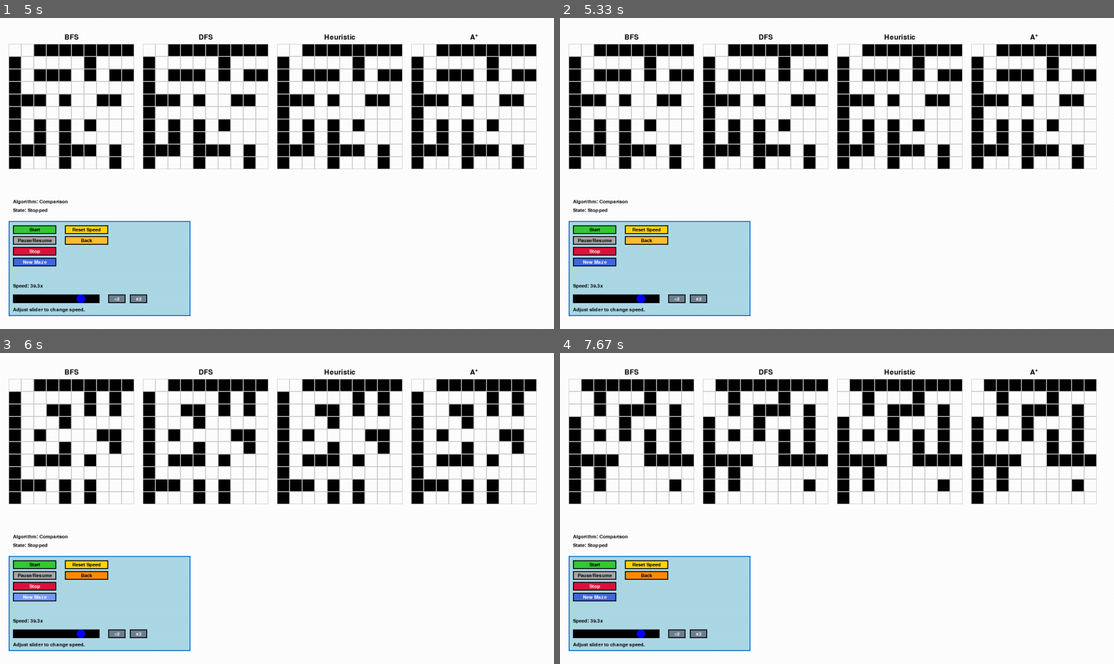
Above: before the commit, frames 1-4 (two rows, left to right).
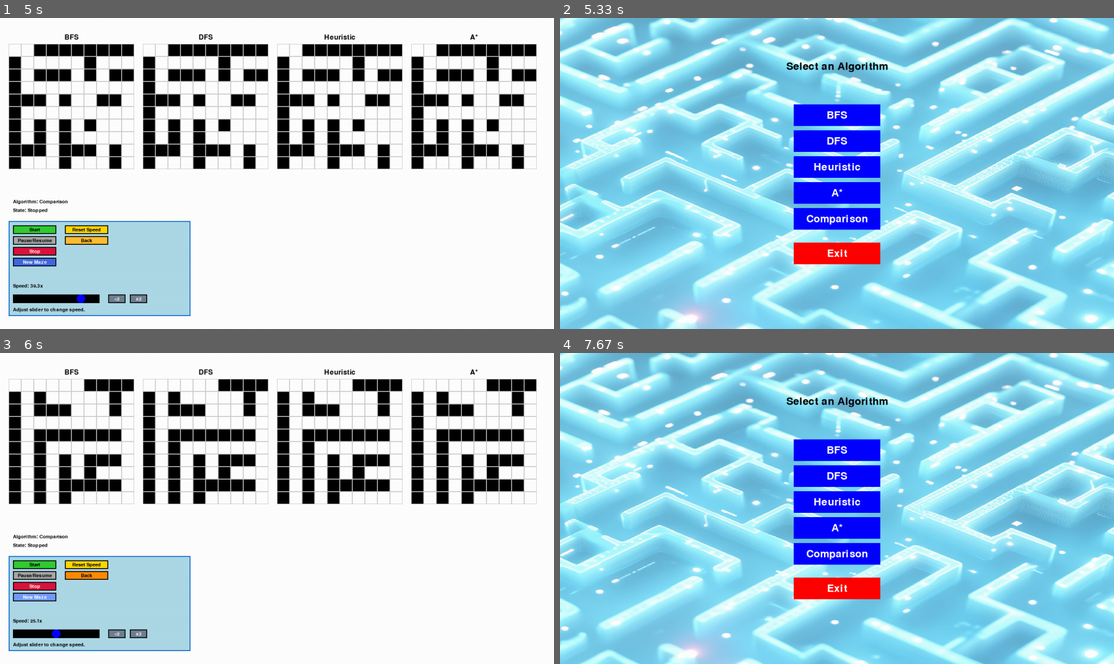
Above: after the commit, the same moments.

Repository: xvang3/Maze_AI_Algo
Game: pygame game, started from Pygame_Maze_Visualizer/main.py
Same seed, same stepped clock (60 frames per second), same inputs: the game is played once before the commit and once after it.
Inputs (mouse positions are in pixels of both pictures, inside the frame that each line leads up to):
- Up to frame 1 (5 s): press the mouse at (277, 195) at 0.37 s; move the mouse to (210, 185) at 0.47 s; release the mouse at (144, 176) at 0.6 s; press the mouse at (33, 229) at 0.7 s; move the mouse to (60, 145) at 0.8 s; release the mouse at (94, 61) at 0.93 s; click "New Maze" at 1.05 s; press the mouse at (33, 241) at 1.37 s; move the mouse to (227, 148) at 1.47 s; release the mouse at (421, 55) at 1.6 s; press the mouse at (88, 241) at 1.7 s; move the mouse to (277, 238) at 1.8 s; release the mouse at (470, 235) at 1.93 s; press the mouse at (277, 142) at 2.03 s; move the mouse to (304, 111) at 2.13 s; release the mouse at (337, 83) at 2.27 s; click "Start" at 2.38 s; press the mouse at (88, 241) at 2.7 s; move the mouse to (171, 260) at 2.8 s; release the mouse at (254, 282) at 2.93 s; press the mouse at (277, 217) at 3.03 s; move the mouse to (315, 182) at 3.13 s; release the mouse at (354, 145) at 3.27 s; click "Start" at 3.38 s; press the mouse at (277, 217) at 3.7 s; move the mouse to (260, 167) at 3.8 s; release the mouse at (238, 114) at 3.93 s; press the mouse at (55, 297) at 4.03 s; move the mouse to (66, 179) at 4.13 s; release the mouse at (83, 58) at 4.27 s; click "Stop" at 4.62 s
- Up to frame 2 (5.33 s): click "Back" at 5.02 s
- Up to frame 3 (6 s): press the mouse at (277, 552) at 5.47 s; move the mouse to (265, 570) at 5.57 s; release the mouse at (249, 589) at 5.7 s; click "New Maze" at 5.82 s
- Up to frame 4 (7.67 s): press the mouse at (593, 595) at 6.13 s; move the mouse to (692, 561) at 6.23 s; release the mouse at (787, 527) at 6.37 s; press the mouse at (593, 595) at 6.47 s; move the mouse to (720, 573) at 6.57 s; release the mouse at (842, 548) at 6.7 s; press the mouse at (593, 595) at 6.8 s; move the mouse to (737, 573) at 6.9 s; release the mouse at (881, 548) at 7.03 s; press the mouse at (593, 595) at 7.13 s; move the mouse to (814, 508) at 7.23 s; release the mouse at (1041, 418) at 7.37 s; press the mouse at (648, 576) at 7.47 s; move the mouse to (781, 542) at 7.57 s

Frame 1 is identical in both runs. In frame 2, 96% of the frame differs, in the area x 0-100%, y 0-100%; in frame 3, 9.7%; in frame 4, 96%.

Commit message:
Comparison working well enough for now

Diff:
--- a/Pygame_Maze_Visualizer/controls.py
+++ b/Pygame_Maze_Visualizer/controls.py
@@ -69,9 +69,11 @@
         controls["slider_knob_x"] = controls["slider_x"] + (SLIDER_WIDTH // 2)  # Center knob visually
         state["speed"] = int(INITIAL_DELAY / state["speed_factor"])  # Reset the speed factor
 
-    def back_action():
-        state["in_selection"] = True  # Set flag to re-enter algorithm selection
-        state["running"] = False  # Break the main loop to return
+    def back_action(state):
+        state["in_selection"] = True  # Set in_selection to True to return to the selection menu
+        state["running"] = False      # Stop the current loop
+
+
 
     def x2_speed_action():
         state["speed_factor"] = min(SLIDER_MAX, state["speed_factor"] * 2)  # Double the speed
@@ -102,7 +104,7 @@
         Button(button_x, button_y + button_spacing * 2, button_width, button_height, "Stop", (220, 20, 60), (255, 255, 255), stop_action),
         Button(button_x, button_y + button_spacing * 3, button_width, button_height, "New Maze", (65, 105, 225), (255, 255, 255), new_maze_action),
         Button(button_x + 120, button_y, button_width, button_height, "Reset Speed", (255, 215, 0), (0, 0, 0), reset_speed_action),
-        Button(button_x + 120, button_y + button_spacing, button_width, button_height, "Back", (255, 140, 0), (0, 0, 0), back_action),
+        Button(button_x + 120, button_y + button_spacing, button_width, button_height, "Back", (255, 140, 0), (0, 0, 0), lambda: back_action(state)),
         Button(slider_x + SLIDER_WIDTH + 20, slider_y, 40, SLIDER_HEIGHT, "÷2", (112, 128, 144), (255, 255, 255), divide2_speed_action),
         Button(slider_x + SLIDER_WIDTH + 70, slider_y, 40, SLIDER_HEIGHT, "x2", (112, 128, 144), (255, 255, 255), x2_speed_action),
     ]
--- a/Pygame_Maze_Visualizer/main.py
+++ b/Pygame_Maze_Visualizer/main.py
@@ -154,6 +154,9 @@
 
         # Main loop
         while state["running"]:
+            if state.get("in_selection"):
+                break  # Exit to restart the selection loop
+
             screen.fill((255, 255, 255))
 
             # Draw maze
--- a/Pygame_Maze_Visualizer/multi_algo_comparison.py
+++ b/Pygame_Maze_Visualizer/multi_algo_comparison.py
@@ -5,49 +5,59 @@
 from astar_solver import astar_with_visualization_generator
 from maze_generator import generate_random_maze_with_solution
 from controls import draw_controls, init_controls, handle_slider_event
-from settings import SCREEN_WIDTH, SCREEN_HEIGHT, CELL_SIZE, INITIAL_DELAY
-
-
-def new_maze_action():
-    shared_state["maze"] = generate_random_maze_with_solution(rows, cols, wall_density=0.3)
+from settings import SCREEN_WIDTH, SCREEN_HEIGHT, CELL_SIZE, INITIAL_DELAY, SLIDER_MIN, SLIDER_MAX
+
+def handle_slider_event(event, controls, shared_state):
+    """Handle slider events to adjust the speed factor."""
+    if event.type == pygame.MOUSEBUTTONDOWN:
+        if controls["slider_rect"].collidepoint(event.pos):
+            controls["slider_dragging"] = True
+    elif event.type == pygame.MOUSEBUTTONUP:
+        controls["slider_dragging"] = False
+    elif event.type == pygame.MOUSEMOTION and controls["slider_dragging"]:
+        controls["slider_knob_x"] = max(
+            controls["slider_x"],
+            min(event.pos[0], controls["slider_x"] + controls["slider_width"])
+        )
+        slider_fraction = (controls["slider_knob_x"] - controls["slider_x"]) / controls["slider_width"]
+        shared_state["speed_factor"] = round(SLIDER_MIN + slider_fraction * (SLIDER_MAX - SLIDER_MIN), 1)
+        # Debugging Output
+        print(f"Speed Factor Updated: {shared_state['speed_factor']}"
+        )
+
+def new_maze_action(shared_state, states, generators, algorithms, maze, offsets, effective_cell_size):
+    """Generate a new maze and reset states and generators."""
+    maze[:] = generate_random_maze_with_solution(len(maze), len(maze[0]), wall_density=0.3)
     for idx, (name, generator) in enumerate(algorithms.items()):
-        states[name]["maze"] = shared_state["maze"].copy()
+        states[name]["maze"] = maze.copy()
         states[name]["current_node"] = None
         states[name]["visited_nodes"].clear()
         states[name]["solution_path"].clear()
         generators[name] = generator(
-            states[name]["maze"], (0, 0), (rows - 1, cols - 1), effective_cell_size, offsets[idx], states[name]
-        )
-
-def multi_algo_comparison(screen, font, shared_state):
-    """Run a side-by-side comparison of multiple algorithms."""
-    rows, cols = 10, 10
-    maze_width, maze_height = CELL_SIZE * cols, CELL_SIZE * rows
-    margin = 20
-    vertical_padding = 30
-    control_panel_height = 150
-
-    available_width = SCREEN_WIDTH - margin * 5
-    effective_cell_size = min(available_width // (cols * 4), CELL_SIZE)
-    maze_width = effective_cell_size * cols
-
-    # Generate initial maze
-    maze = generate_random_maze_with_solution(rows, cols, wall_density=0.3)
-
-    offsets = [
-        (margin + (maze_width + margin) * i, vertical_padding + 30) for i in range(4)
-    ]
-
+            states[name]["maze"], (0, 0), (len(maze) - 1, len(maze[0]) - 1), effective_cell_size, offsets[idx], states[name]
+        )
+    shared_state["new_maze_clicked"] = False
+
+
+def back_action(shared_state):
+    """Return to the algorithm selection screen."""
+    shared_state["running"] = False
+    shared_state["in_selection"] = True
+
+
+
+def initialize_algorithms(maze, offsets, effective_cell_size, shared_state):
+    """Initialize states and generators for all algorithms."""
     algorithms = {
         "BFS": bfs_with_visualization_generator,
         "DFS": dfs_with_visualization_generator,
         "Heuristic": heuristic_with_visualization_generator,
         "A*": astar_with_visualization_generator,
     }
+
+    states = {}
     generators = {}
-    states = {}
-
-    # Initialize states and generators
+
     for idx, (name, generator) in enumerate(algorithms.items()):
         state = {
             "paused": False,
@@ -62,55 +72,128 @@
         }
         states[name] = state
         generators[name] = generator(
-            state["maze"], (0, 0), (rows - 1, cols - 1), effective_cell_size, offsets[idx], state
-        )
-
-    # Initialize controls
+            state["maze"], (0, 0), (len(maze) - 1, len(maze[0]) - 1), effective_cell_size, offsets[idx], state
+        )
+
+    return algorithms, states, generators
+
+
+def draw_all_mazes(screen, states, offsets, effective_cell_size, font):
+    """Draw all mazes and their labels."""
+    for idx, (name, state) in enumerate(states.items()):
+        maze_offset = offsets[idx]
+
+        # Draw label
+        label_surface = font.render(name, True, (0, 0, 0))
+        label_rect = label_surface.get_rect(center=(maze_offset[0] + len(state["maze"][0]) * effective_cell_size // 2, maze_offset[1] - 15))
+        screen.blit(label_surface, label_rect)
+
+        # Draw maze grid and nodes
+        for row in range(len(state["maze"])):
+            for col in range(len(state["maze"][0])):
+                x = maze_offset[0] + col * effective_cell_size
+                y = maze_offset[1] + row * effective_cell_size
+                color = (0, 0, 0) if state["maze"][row][col] == 1 else (255, 255, 255)
+                pygame.draw.rect(screen, color, (x, y, effective_cell_size, effective_cell_size))
+                pygame.draw.rect(screen, (200, 200, 200), (x, y, effective_cell_size, effective_cell_size), 1)
+
+        # Draw visited nodes, current node, and solution path
+        for x, y in state["visited_nodes"]:
+            pygame.draw.rect(screen, (255, 255, 0), (maze_offset[0] + y * effective_cell_size,
+                                                     maze_offset[1] + x * effective_cell_size,
+                                                     effective_cell_size, effective_cell_size))
+        if state["current_node"]:
+            x, y = state["current_node"]
+            pygame.draw.rect(screen, (0, 0, 255), (maze_offset[0] + y * effective_cell_size,
+                                                   maze_offset[1] + x * effective_cell_size,
+                                                   effective_cell_size, effective_cell_size))
+        for x, y in state["solution_path"]:
+            pygame.draw.rect(screen, (0, 255, 0), (maze_offset[0] + y * effective_cell_size,
+                                                   maze_offset[1] + x * effective_cell_size,
+                                                   effective_cell_size, effective_cell_size))
+
+
+def update_algorithms(states, generators, shared_state):
+    """Update the algorithms based on their states."""
+    # print(f"Shared Speed Factor: {shared_state['speed_factor']}")  # Debugging
+    for name, generator in generators.items():
+        state = states[name]
+        if state["started"] and not state["paused"]:
+            try:
+                # Apply delay based on speed factor
+                print(f"Before applying delay for {name}: Shared Speed Factor = {shared_state['speed_factor']}, State Speed Factor = {state['speed_factor']}")
+                state["speed_factor"] = shared_state["speed_factor"]  # Ensure synchronization
+                print(f"After synchronization for {name}: State Speed Factor = {state['speed_factor']}")  # Debugging
+
+                delay_time = int(max(1, int(INITIAL_DELAY / state["speed_factor"])))
+                print(f"Applying delay for {name}: {delay_time} ms")  # Debugging
+                pygame.time.delay(delay_time)
+                print(f"Delay applied for {name}")  # Debugging
+                action, data = next(generator)
+                if action == "process":
+                    state["current_node"] = data
+                elif action == "visit":
+                    state["visited_nodes"].add(data)
+                elif action == "path":
+                    state["solution_path"] = data
+            except StopIteration:
+                state["started"] = False
+
+        # Synchronize pause and start state with shared controls
+        state["paused"] = shared_state["paused"]
+        state["started"] = shared_state["started"]
+
+        # Reset on stop
+        if shared_state["stop_clicked"]:
+            state["current_node"] = None
+            state["visited_nodes"].clear()
+            state["solution_path"].clear()
+
+
+
+def multi_algo_comparison(screen, font, shared_state):
+    """Run a side-by-side comparison of multiple algorithms."""
+    rows, cols = 10, 10
+    margin = 20
+    vertical_padding = 30
+
+    # Calculate effective cell size and maze dimensions
+    available_width = SCREEN_WIDTH - margin * 5
+    effective_cell_size = min(available_width // (cols * 4), CELL_SIZE)
+    maze_width = effective_cell_size * cols
+
+    # Generate initial maze
+    maze = generate_random_maze_with_solution(rows, cols, wall_density=0.3)
+
+    # Determine maze offsets
+    offsets = [(margin + (maze_width + margin) * i, vertical_padding + 30) for i in range(4)]
+
+    # Initialize algorithms, states, and generators
+    algorithms, states, generators = initialize_algorithms(maze, offsets, effective_cell_size, shared_state)
+
+    # Initialize control panel
     controls = init_controls(
-        SCREEN_WIDTH, rows, cols, shared_state, offset_x=20, offset_y=maze_height + vertical_padding + margin + 50
+        SCREEN_WIDTH, rows, cols, shared_state, offset_x=20, offset_y=SCREEN_HEIGHT - 150
     )
 
+    # Attach shared actions to buttons
+    for button in controls["buttons"]:
+        if button.text == "New Maze":
+            button.action = lambda: new_maze_action(shared_state, states, generators, algorithms, maze, offsets, effective_cell_size)
+        elif button.text == "Back":
+            button.action = lambda: back_action(shared_state)
+
     clock = pygame.time.Clock()
+    label_font = pygame.font.Font(None, 24)
     running = True
 
-    label_font = pygame.font.Font(None, 24)
-
     while running:
+        #print(f"Shared Speed Factor in Loop: {shared_state['speed_factor']}")  # Debugging
+
         screen.fill((255, 255, 255))
 
-        # Draw mazes and labels
-        for idx, (name, state) in enumerate(states.items()):
-            maze_offset = offsets[idx]
-
-            label_surface = label_font.render(name, True, (0, 0, 0))
-            label_rect = label_surface.get_rect(center=(maze_offset[0] + maze_width // 2, maze_offset[1] - 15))
-            screen.blit(label_surface, label_rect)
-
-            # Draw maze grid and nodes
-            for row in range(rows):
-                for col in range(cols):
-                    x = maze_offset[0] + col * effective_cell_size
-                    y = maze_offset[1] + row * effective_cell_size
-                    color = (0, 0, 0) if state["maze"][row, col] == 1 else (255, 255, 255)
-                    pygame.draw.rect(screen, color, (x, y, effective_cell_size, effective_cell_size))
-                    pygame.draw.rect(screen, (200, 200, 200), (x, y, effective_cell_size, effective_cell_size), 1)
-
-            # Draw visited nodes, current node, and solution path
-            for x, y in state["visited_nodes"]:
-                pygame.draw.rect(screen, (255, 255, 0), (maze_offset[0] + y * effective_cell_size,
-                                                         maze_offset[1] + x * effective_cell_size,
-                                                         effective_cell_size, effective_cell_size))
-            if state["current_node"]:
-                x, y = state["current_node"]
-                pygame.draw.rect(screen, (0, 0, 255), (maze_offset[0] + y * effective_cell_size,
-                                                       maze_offset[1] + x * effective_cell_size,
-                                                       effective_cell_size, effective_cell_size))
-            for x, y in state["solution_path"]:
-                pygame.draw.rect(screen, (0, 255, 0), (maze_offset[0] + y * effective_cell_size,
-                                                       maze_offset[1] + x * effective_cell_size,
-                                                       effective_cell_size, effective_cell_size))
-
-        # Draw control panel
+        # Draw all mazes and control panel
+        draw_all_mazes(screen, states, offsets, effective_cell_size, label_font)
         draw_controls(screen, controls, shared_state, font)
 
         # Handle events
@@ -123,66 +206,23 @@
             for button in controls["buttons"]:
                 button.handle_event(event)
 
-            # Check if New Maze was clicked
-            if "maze" in shared_state:
-                for idx, (name, generator) in enumerate(algorithms.items()):
-                    states[name]["maze"] = shared_state["maze"].copy()
-                    states[name]["current_node"] = None
-                    states[name]["visited_nodes"].clear()
-                    states[name]["solution_path"].clear()
-                    generators[name] = generator(
-                        states[name]["maze"], (0, 0), (rows - 1, cols - 1), effective_cell_size, offsets[idx], states[name]
-                    )
-                del shared_state["maze"]  # Clear the new maze flag
-
-
-        # Apply controls to states
-        for state in states.values():
-            state["paused"] = shared_state["paused"]
-            state["started"] = shared_state["started"]
-
-            # Stop button clears paths and resets maze
-            if shared_state["stop_clicked"]:
-                state["current_node"] = None
-                state["visited_nodes"].clear()
-                state["solution_path"].clear()
-
-        # Reset all generators after stop
+        # Check if Back button was clicked to return to selection
+        if shared_state.get("in_selection"):
+            running = False  # Exit loop to return to main selection
+
+        # Update algorithms
+        update_algorithms(states, generators, shared_state)
+
+        # Reset generators on stop
         if shared_state["stop_clicked"]:
-            for idx, (name, generator) in enumerate(algorithms.items()):
-                states[name]["maze"] = maze.copy()  # Reset maze for each algorithm
-                generators[name] = generator(
-                    states[name]["maze"], (0, 0), (rows - 1, cols - 1), effective_cell_size, offsets[idx], states[name]
-                )
-            shared_state["stop_clicked"] = False
-
-
-        # New Maze button resets mazes and generators
-        if "new_maze_clicked" in shared_state and shared_state["new_maze_clicked"]:
-            maze = generate_random_maze_with_solution(rows, cols, wall_density=0.3)
             for idx, (name, generator) in enumerate(algorithms.items()):
                 states[name]["maze"] = maze.copy()
                 generators[name] = generator(
                     states[name]["maze"], (0, 0), (rows - 1, cols - 1), effective_cell_size, offsets[idx], states[name]
                 )
-            shared_state["new_maze_clicked"] = False
-
-        # Run algorithms if started
-        for name, generator in generators.items():
-            state = states[name]
-            if state["started"] and not state["paused"]:
-                try:
-                    action, data = next(generator)
-                    if action == "process":
-                        state["current_node"] = data
-                    elif action == "visit":
-                        state["visited_nodes"].add(data)
-                    elif action == "path":
-                        state["solution_path"] = data
-                except StopIteration:
-                    state["started"] = False
+            shared_state["stop_clicked"] = False
 
         pygame.display.flip()
         clock.tick(30)
 
-    pygame.quit()
+    return
--- a/Pygame_Maze_Visualizer/settings.py
+++ b/Pygame_Maze_Visualizer/settings.py
@@ -31,3 +31,7 @@
 CONTROL_PANEL_WIDTH = 200
 CONTROL_AREA_WIDTH = 300
 CONTROL_MARGIN = 20
+
+# Slider dimensions
+SLIDER_MIN = 0.1  # Minimum speed factor
+SLIDER_MAX = 50.0  # Maximum speed factor
